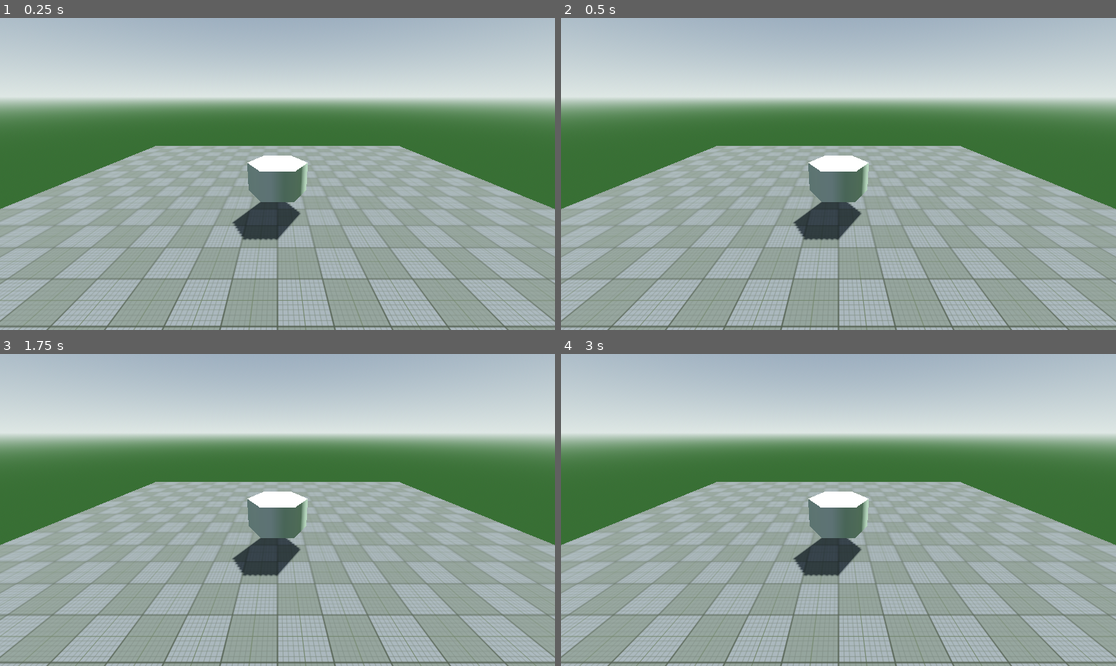
Above: before the commit, frames 1-4 (two rows, left to right).
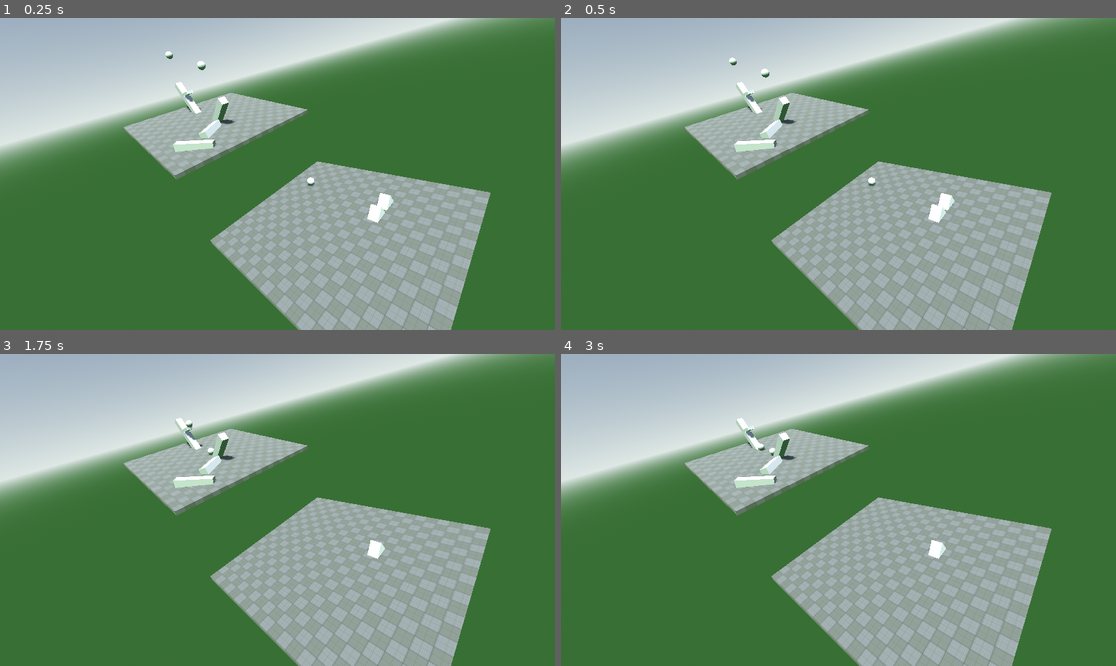
Above: after the commit, the same moments.

Repository: LauraSfer/MeinErstesGameRepo
Game: Godot game, scene res://main_3.tscn
The game is run twice, just before and just after one commit, with the same random seed, the same clock (stepped at 60 frames per second) and the same inputs. Before the commit the project starts from res://main_2.tscn.
Inputs:
- Up to frame 1 (0.25 s): no input
- Up to frame 2 (0.5 s): no input
- Up to frame 3 (1.75 s): tap Enter (ui_accept) at 0.5, 0.6, 0.77, 1.07, 1.35, 1.52 s; hold Up (ui_up) 0.53-1.28 s; hold Down (ui_down) from 1.28 s (still down)
- Up to frame 4 (3 s): tap Enter (ui_accept) at 1.82, 2.1, 2.85 s; release Down (ui_down) at 2.03 s; hold Up (ui_up) from 2.03 s (still down)

The runs differ from the first frame. In frame 1, 65% of the frame differs, in the area x 0-100%, y 0-100%; in frame 2, 65%; in frame 3, 65%; in frame 4, 65%.

Commit message:
schießen

Diff:
--- /dev/null
+++ b/mein-erstes-cg/main_3.gd
@@ -0,0 +1,17 @@
+extends Node3D
+
+
+# Called when the node enters the scene tree for the first time.
+func _ready() -> void:
+	pass # Replace with function body.
+
+
+
+# Called every frame. 'delta' is the elapsed time since the previous frame.
+func _process(delta: float) :
+	if Input.is_action_just_pressed("ui_accept"): # Leertaste
+		print("shoooot")
+		$kugel.apply_impulse(Vector3(0, 0, -200))
+
+
+	pass
--- /dev/null
+++ b/mein-erstes-cg/main_3.tscn
@@ -0,0 +1,136 @@
+[gd_scene format=3 uid="uid://4cv2joqrjxuw"]
+
+[ext_resource type="Script" uid="uid://75rjyeqq1o0h" path="res://main_3.gd" id="1_818tw"]
+[ext_resource type="Texture2D" uid="uid://j1yrrn3rbocp" path="res://MeterGrid.png" id="1_fw7dj"]
+
+[sub_resource type="ProceduralSkyMaterial" id="ProceduralSkyMaterial_fw7dj"]
+sky_horizon_color = Color(0.7608726, 0.81679213, 0.7995312, 1)
+ground_bottom_color = Color(0.18575552, 0.3404336, 0.17539006, 1)
+ground_horizon_color = Color(0.7608726, 0.81679213, 0.7995312, 1)
+
+[sub_resource type="Sky" id="Sky_818tw"]
+sky_material = SubResource("ProceduralSkyMaterial_fw7dj")
+
+[sub_resource type="Environment" id="Environment_vok63"]
+background_mode = 2
+sky = SubResource("Sky_818tw")
+tonemap_mode = 2
+
+[sub_resource type="StandardMaterial3D" id="StandardMaterial3D_818tw"]
+albedo_color = Color(0.44445664, 0.44445667, 0.44445652, 1)
+albedo_texture = ExtResource("1_fw7dj")
+uv1_scale = Vector3(0.5, 0.5, 0.5)
+uv1_triplanar = true
+uv1_world_triplanar = true
+
+[sub_resource type="SphereMesh" id="SphereMesh_0glbh"]
+
+[sub_resource type="SphereShape3D" id="SphereShape3D_y6v6r"]
+
+[sub_resource type="PrismMesh" id="PrismMesh_fw7dj"]
+size = Vector3(2.07, 1.61, 1)
+
+[node name="Node3D" type="Node3D" unique_id=60725579]
+script = ExtResource("1_818tw")
+
+[node name="DirectionalLight3D" type="DirectionalLight3D" parent="." unique_id=1215875795]
+transform = Transform3D(-0.8660254, -0.43301278, 0.25, 0, 0.49999997, 0.86602545, -0.50000006, 0.75, -0.43301266, 0, 0, 0)
+shadow_enabled = true
+
+[node name="WorldEnvironment" type="WorldEnvironment" parent="." unique_id=1125915397]
+environment = SubResource("Environment_vok63")
+
+[node name="Ground" type="CSGBox3D" parent="." unique_id=454662787]
+transform = Transform3D(1, 0, 0, 0, 0.9778198, 0.20944789, 0, -0.20944789, 0.9778198, 0, -0.25, 0)
+use_collision = true
+size = Vector3(20, 0.5, 20)
+material = SubResource("StandardMaterial3D_818tw")
+
+[node name="0SphereRigid" type="RigidBody3D" parent="." unique_id=972449599]
+transform = Transform3D(1, 0, 0, 0, 1, 0, 0, 0, 1, 0, 10.057879, 6.4556136)
+mass = 0.5
+metadata/_edit_group_ = true
+
+[node name="MeshInstance3D" type="MeshInstance3D" parent="0SphereRigid" unique_id=1161252951]
+mesh = SubResource("SphereMesh_0glbh")
+
+[node name="CollisionShape3D" type="CollisionShape3D" parent="0SphereRigid" unique_id=1421204133]
+shape = SubResource("SphereShape3D_y6v6r")
+
+[node name="Camera3D" type="Camera3D" parent="." unique_id=605374693]
+transform = Transform3D(-0.7045865, -0.4754548, 0.52678347, -0.24136241, 0.8586574, 0.4521633, -0.66730976, 0.19144246, -0.7197553, 13.167166, 4.3014603, -29.953697)
+
+[node name="hoherBalken" type="CSGBox3D" parent="." unique_id=1885713380]
+transform = Transform3D(1, 0, 0, 0, 0.5323149, 0.84654635, 0, -0.84654635, 0.5323149, 0, 2.712217, 6.144214)
+use_collision = true
+size = Vector3(1, 1, 7.229187)
+
+[node name="Schanze" type="CSGBox3D" parent="hoherBalken" unique_id=1714462527]
+transform = Transform3D(1, 0, 0, 0, 0.88405937, 0.4673745, 0, -0.4673745, 0.88405937, 0, 1.0492241, 1.0265169)
+use_collision = true
+size = Vector3(1, 2.5639038, 0.42297363)
+
+[node name="niedrigerBalken2" type="CSGBox3D" parent="." unique_id=1955611025]
+transform = Transform3D(1, 0, 0, 0, -0.8249162, 0.565255, 0, -0.565255, -0.8249162, 0, 0.8970628, -2.9884882)
+use_collision = true
+size = Vector3(1, 1, 5)
+
+[node name="1SphereRigid2" type="RigidBody3D" parent="." unique_id=592158499]
+transform = Transform3D(1, 0, 0, 0, 1, 0, 0, 0, 1, 0, 7.0435996, -2.6397715)
+mass = 5.0
+metadata/_edit_group_ = true
+
+[node name="MeshInstance3D" type="MeshInstance3D" parent="1SphereRigid2" unique_id=948959578]
+mesh = SubResource("SphereMesh_0glbh")
+
+[node name="CollisionShape3D" type="CollisionShape3D" parent="1SphereRigid2" unique_id=1619569401]
+shape = SubResource("SphereShape3D_y6v6r")
+
+[node name="CSGBox3D" type="CSGBox3D" parent="." unique_id=1136621409]
+transform = Transform3D(0.6819415, -0.10049844, 0.7244694, -0.06354724, 0.97862846, 0.19557224, -0.7286409, -0.17940676, 0.6609805, 6.0749483, -1.1699038, -6.4998703)
+use_collision = true
+size = Vector3(1, 1, 4.3952637)
+
+[node name="CSGBox3D2" type="CSGBox3D" parent="." unique_id=1815712042]
+transform = Transform3D(0.5452184, 0.13672468, -0.8270691, -0.10193563, 0.99010193, 0.0964782, 0.83207315, 0.03170612, 0.55375844, 2.5775294, -0.65820134, -4.0087547)
+use_collision = true
+size = Vector3(1, 1, 3.979248)
+
+[node name="Ground2" type="CSGBox3D" parent="." unique_id=737202286]
+transform = Transform3D(1, 0, 0, 0, 0.9999983, -0.0018500537, 0, 0.0018500537, 0.9999983, 0, -10.812528, -19.91195)
+use_collision = true
+size = Vector3(20, 0.5, 20)
+material = SubResource("StandardMaterial3D_818tw")
+
+[node name="1würfel" type="RigidBody3D" parent="." unique_id=1792473840]
+transform = Transform3D(1, 0, 0, 0, 1, 0, 0, 0, 1, -4.2236824, -9.795028, -22.874157)
+mass = 5.0
+metadata/_edit_group_ = true
+
+[node name="MeshInstance3D" type="MeshInstance3D" parent="1würfel" unique_id=1023393969]
+mesh = SubResource("PrismMesh_fw7dj")
+
+[node name="CollisionShape3D" type="CollisionShape3D" parent="1würfel" unique_id=44441170]
+shape = SubResource("SphereShape3D_y6v6r")
+
+[node name="2würfel2" type="RigidBody3D" parent="." unique_id=1655853201]
+transform = Transform3D(1, 0, 0, 0, 1, 0, 0, 0, 1, -2.1950054, -9.795028, -22.874157)
+mass = 5.0
+metadata/_edit_group_ = true
+
+[node name="MeshInstance3D" type="MeshInstance3D" parent="2würfel2" unique_id=1921816042]
+mesh = SubResource("PrismMesh_fw7dj")
+
+[node name="CollisionShape3D" type="CollisionShape3D" parent="2würfel2" unique_id=712175262]
+shape = SubResource("SphereShape3D_y6v6r")
+
+[node name="kugel" type="RigidBody3D" parent="." unique_id=45413856]
+transform = Transform3D(1, 0, 0, 0, 1, 0, 0, 0, 1, -4.0646143, -10.070652, -13.302017)
+mass = 5.0
+metadata/_edit_group_ = true
+
+[node name="MeshInstance3D" type="MeshInstance3D" parent="kugel" unique_id=1865255929]
+mesh = SubResource("SphereMesh_0glbh")
+
+[node name="CollisionShape3D" type="CollisionShape3D" parent="kugel" unique_id=196949168]
+shape = SubResource("SphereShape3D_y6v6r")
--- a/mein-erstes-cg/project.godot
+++ b/mein-erstes-cg/project.godot
@@ -11,9 +11,17 @@
 [application]
 
 config/name="MeinErstesCG"
-run/main_scene="uid://bh5d4xdeyo8nw"
+run/main_scene="uid://4cv2joqrjxuw"
 config/features=PackedStringArray("4.6", "GL Compatibility")
 config/icon="res://icon.svg"
+
+[input]
+
+shoot={
+"deadzone": 0.2,
+"events": [Object(InputEventKey,"resource_local_to_scene":false,"resource_name":"","device":-1,"window_id":0,"alt_pressed":false,"shift_pressed":false,"ctrl_pressed":false,"meta_pressed":false,"pressed":false,"keycode":0,"physical_keycode":32,"key_label":0,"unicode":32,"location":0,"echo":false,"script":null)
+]
+}
 
 [physics]
 
Not shown, added: mein-erstes-cg/main_3.gd.uid
Not shown, changed: docs/index.html
Not shown, changed: docs/index.pck
